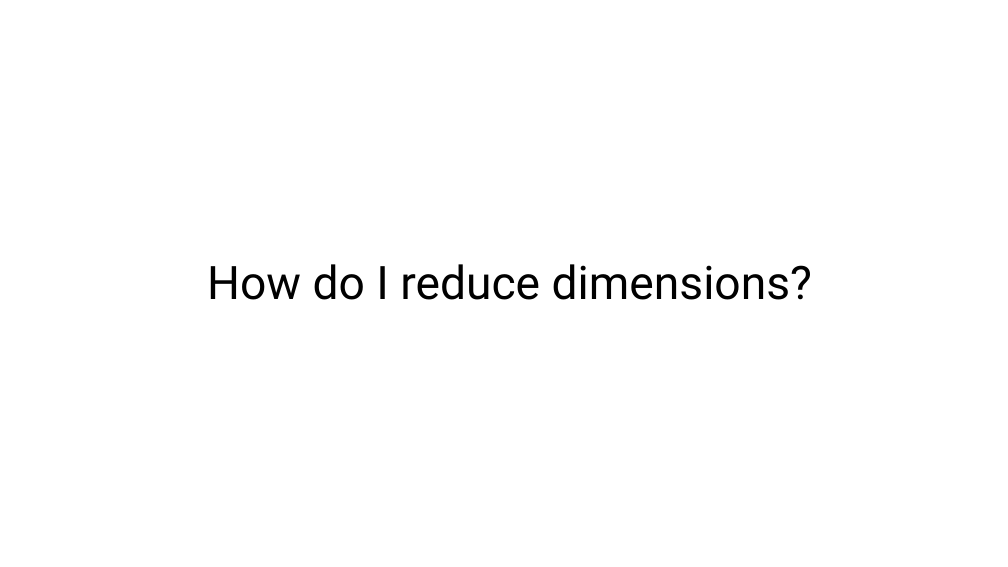
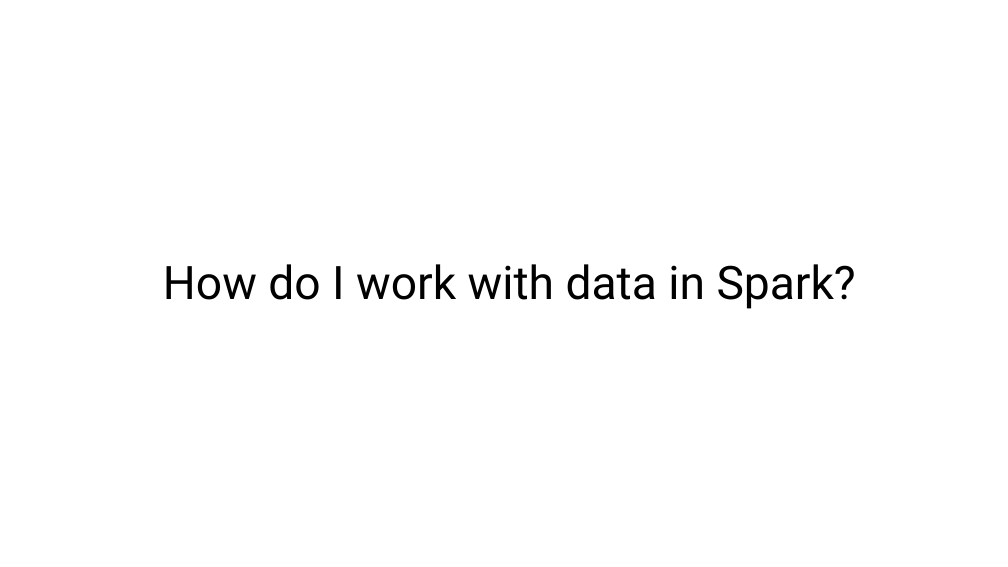
Before and after one commit to ccgcyber/Predictive-Analytics-with-Spark-in-HDInsight, a slide deck: slide 8 of PPT/Module 1.pptx (slide 27 before the commit). Drawn at 1008x567 pixels with LibreOffice and Linux fonts; fonts in the diff are those of the drawing. Boxes give left, top, right and bottom in pixels: in the first picture for what was removed or moved away, otherwise in the second. Text is boxed around its words. In the diff, an @@ line names an element or a change of style, - is before the commit and + after.

```diff
--- a/PPT/Module 1.pptx
+++ b/PPT/Module 1.pptx
@@ title at bbox=[163, 264, 856, 309]: text changed @@
-How do I reduce dimensions?
+How do I work with data in Spark?
```
Also in this commit, not shown: 7 other slides changed, 23 slides added, 26 slides removed, 6 other files.
